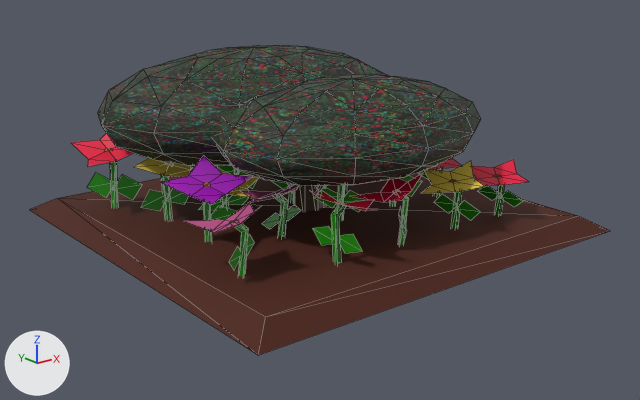
One commit to the glTF model common/game/tilesets/suburban_neighborhood/police_features/police_features.glb: the scene before it, then after it.
Rendered twice from a 50 mm lens placed at (-2.5, -3.21, 1.37), pointed at (-0.01, -0.09, 0.12). Lighting does not change. The marker at lower left points along +X, +Y and +Z. Mesh edges are drawn as thin lines. Objects named as collision shapes, trigger or cutter boxes, shadow casters or lower levels of detail are left out. Where no turn or scale is listed for an object, it has been applied to the vertices. Vertices at the same position are counted once.

Before the edit, the objects in view are built like this:
```python
me_cube_002 = bpy.data.meshes.new('Cube.002')
me_cube_002.from_pydata(...)  # 576 vertices, 604 faces; spans x -1.0..1.0, y -1.0..1.0, z -0.1..0.5
# faces by material slot: [10, 40, 394, 40, 64, 32, 24]
me_cube_002.materials.append(mat_material_001)  # brown #4b1906
me_cube_002.materials.append(mat_stamen)  # orange #e7833e
me_cube_002.materials.append(mat_stem)  # green #1b8b02
me_cube_002.materials.append(mat_petal_yellow)  # yellow #e7cd4e
me_cube_002.materials.append(mat_petal_red)  # pink #e7003d
me_cube_002.materials.append(mat_petal_purple)  # purple #a212b9
me_cube_002.materials.append(mat_petal_pink)  # pink #c0598c
me_sphere_001 = bpy.data.meshes.new('Sphere.001')
me_sphere_001.from_pydata(...)  # 217 vertices, 368 faces; spans x -0.9..0.7, y -0.78..0.82, z -0.01..0.81
# faces by material slot: [314, 54]
me_sphere_001.materials.append(mat_berry_bush)  # picture img_berry_bush
me_sphere_001.materials.append(mat_bark_dark)  # picture img_bark_dark_texture
# before: 170 (0.06, 0.04, -0.01), 171 (0.0, 0.06, -0.01), 174 (0.09, 0.0, -0.01), 176 (0.06, -0.04, -0.01), 178 (0.0, -0.06, -0.01)
# before: 180 (-0.06, -0.04, -0.01), 182 (-0.09, 0.0, -0.01), 184 (-0.06, 0.04, -0.01), 185 (0.03, -0.01, 0.02), 186 (0.0, -0.01, 0.02)
# before: 189 (0.04, -0.02, 0.04), 191 (0.03, -0.04, 0.05), 193 (0.0, -0.04, 0.05), 196 (-0.03, -0.04, 0.05), 198 (-0.04, -0.02, 0.04)
# before: 200 (-0.03, -0.01, 0.02), 202 (0.04, 0.05, 0.05), 203 (0.03, 0.05, 0.06), 206 (0.05, 0.04, 0.05), 208 (0.04, 0.03, 0.05)
# before: 210 (0.03, 0.03, 0.04), 211 (0.01, 0.03, 0.05), 213 (0.01, 0.04, 0.05), 215 (0.01, 0.05, 0.05)
ob_berry_bush = bpy.data.objects.new('berry_bush', me_sphere_001)
ob_berry_bush.location = (0.0, 0.0, 0.0)
ob_flower_garden = bpy.data.objects.new('flower_garden', me_cube_002)
ob_flower_garden.location = (0.0, 0.0, 0.0)
```
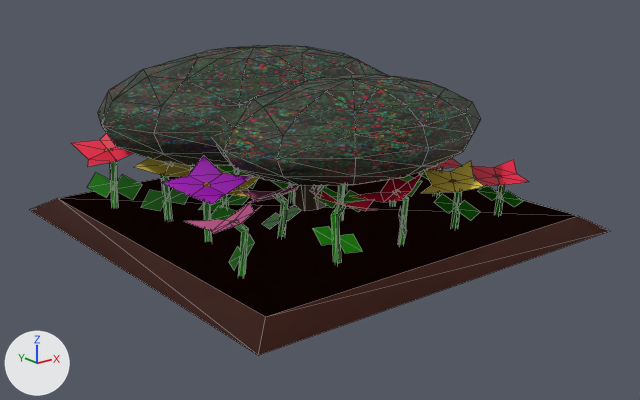
Pixel boxes [x1, y1, x2, y2] of what changed, in the pictures (640 x 400 px):
'berry_bush', reshaped: before [98, 45, 481, 211]; after [30, 45, 611, 355]
part 1 of me_sphere_001, cut back: before [288, 184, 326, 211]; after [290, 184, 326, 211]
part 2 of me_sphere_001, added: after [30, 167, 611, 355]
'flower_garden', unchanged, covered by the edit: before [30, 133, 611, 355]; after [72, 133, 529, 276]

What changed in the scene script:
```text
Change me_sphere_001:
    used by ob_berry_bush; location = (0.0, 0.0, 0.0)
    verts and faces of me_sphere_001; kept vertices keep their numbers, new ones are numbered from 217
    remove me_sphere_001.from_pydata(...)  # 217 vertices, 368 faces; spans x -0.9..0.7, y -0.78..0.82, z -0.01..0.81
    add me_sphere_001.from_pydata(...)  # 225 vertices, 372 faces; spans x -1.0..1.0, y -1.0..1.0, z 0.0..0.81
    me_sphere_001 part 1
    add delete_faces([(185, 200, 186), (185, 198, 200), (185, 189, 198), (189, 196, 198), (189, 191, 196), (191, 193, 196)])
    add for i in [170, 171, 174, 176, 178, 180, 182, 184]: verts[i] += (0.0, 0.0, 0.08)
    add for i in [186, 191, 196]: verts[i] += (-0.02, 0.03, 0.07)
    add for i in [189, 193, 198]: verts[i] += (-0.02, 0.02, 0.07)
    add for i in [202, 208, 211, 215]: verts[i] += (-0.02, -0.06, 0.09)
    add for i in [203, 206, 210, 213]: verts[i] += (-0.03, -0.06, 0.09)
    add verts[185] = (0.01, 0.01, 0.1)  # moved
    add verts[200] = (-0.05, 0.01, 0.1)  # moved
    me_sphere_001 part 2
    add verts[217] = (-0.89, 0.89, 0.07)  # pixel (57, 198)
    add verts[218] = (-1.0, 1.0, 0.0)  # pixel (29, 209)
    add verts[219] = (-1.0, -1.0, 0.0)  # pixel (258, 355)
    add verts[220] = (-0.89, -0.89, 0.07)  # pixel (265, 316)
    add verts[221] = (0.89, 0.89, 0.07)
    add verts[222] = (1.0, 1.0, 0.0)
    add verts[223] = (0.89, -0.89, 0.07)  # pixel (578, 215)
    add verts[224] = (1.0, -1.0, 0.0)  # pixel (610, 230)
    add faces += [(217, 218, 219), (217, 219, 220), (218, 221, 222), (217, 221, 218), (222, 223, 224), (221, 223, 222)]  # mat_material_001 (brown #4b1906)
    add faces += [(219, 224, 220), (220, 224, 223), (217, 223, 221), (217, 220, 223)]  # mat_material_001 (brown #4b1906)
    add me_sphere_001.materials.append(mat_material_001)  # brown #4b1906
```
